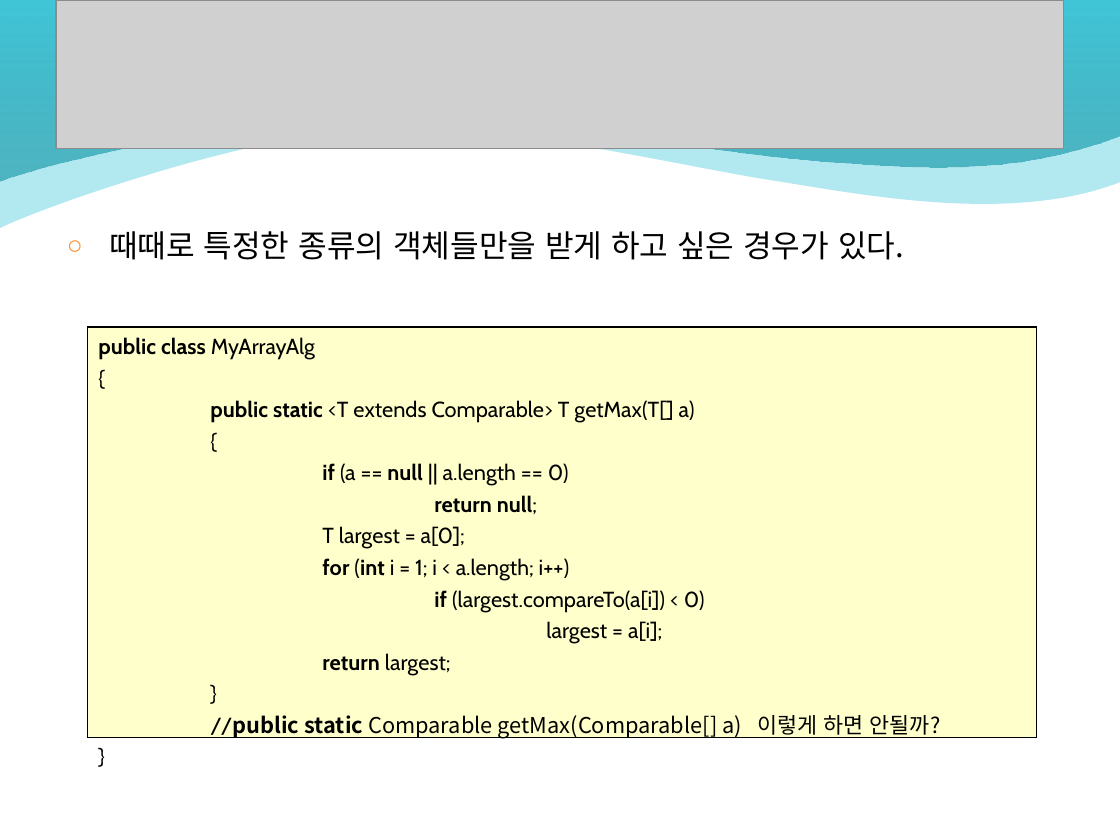
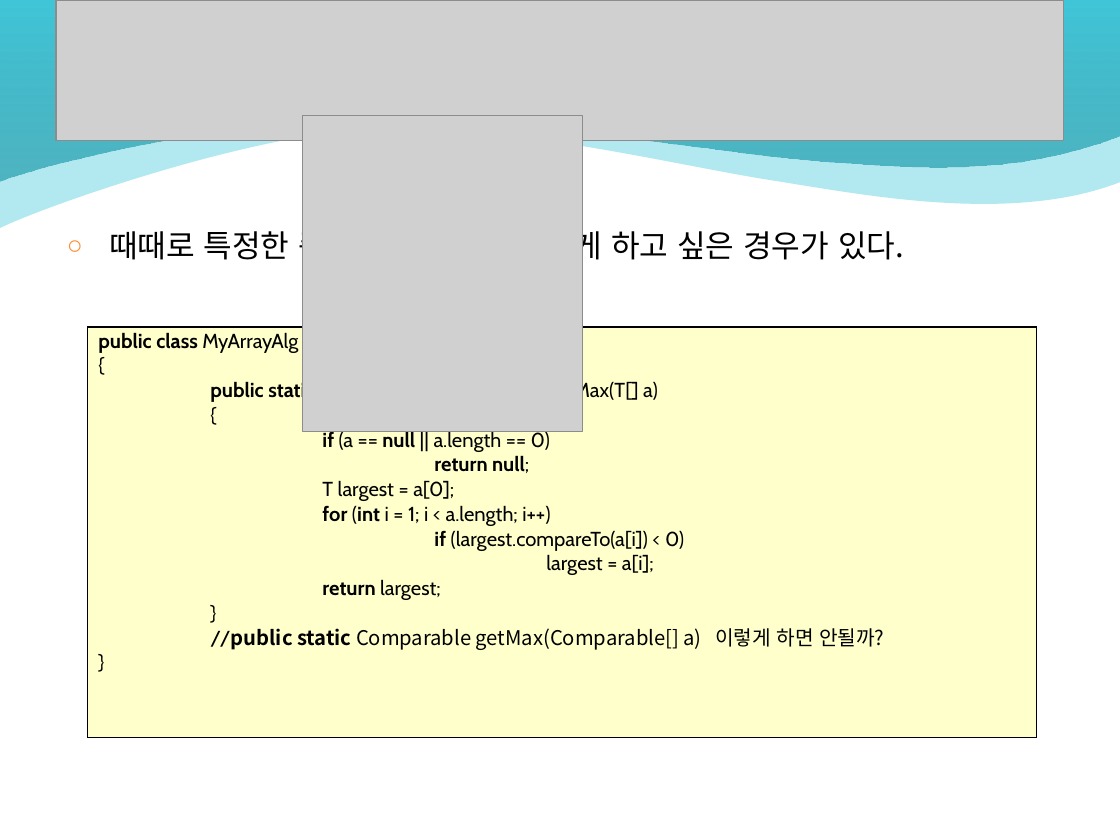
Before and after one commit to rkdntm1/JavaStudy_Kosmo, a slide deck: slide 16 of 강의자료(ppt)/Chap15-Generic&Collection.ppt. Drawn at 1120x840 pixels with LibreOffice and Linux fonts; fonts in the diff are those of the drawing; grey boxes stand for pictures; background and template pictures are left out. Boxes give left, top, right and bottom in pixels: in the first picture for what was removed or moved away, otherwise in the second. Text is boxed around its words. In the diff, an @@ line names an element or a change of style, - is before the commit and + after.

```diff
--- a/강의자료(ppt)/Chap15-Generic&Collection.ppt
+++ b/강의자료(ppt)/Chap15-Generic&Collection.ppt
@@ picture: place and size @@
-picture at bbox=[56, 0, 1064, 149]
+picture at bbox=[56, 0, 1064, 140]
@@ picture added at bbox=[302, 115, 584, 431] @@
@@ rectangle "public class MyArrayAlg" at bbox=[87, 327, 1036, 737]: size 14 to 12.9 pt; line spacing 1 to 0.8 @@
```
Also in this commit, not shown: 55 other slides changed, 3 slides added, 2 slides removed, 48 other files.
